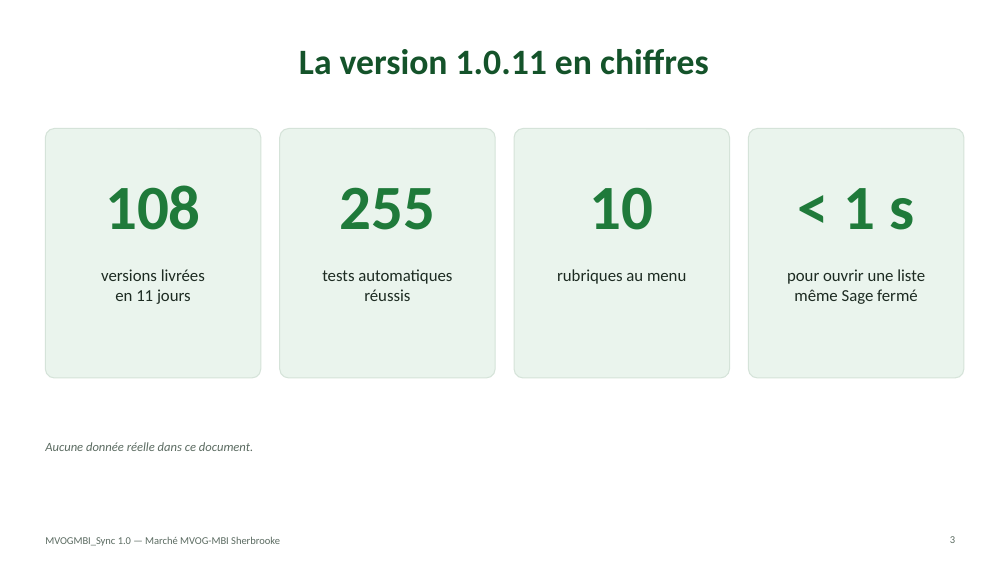
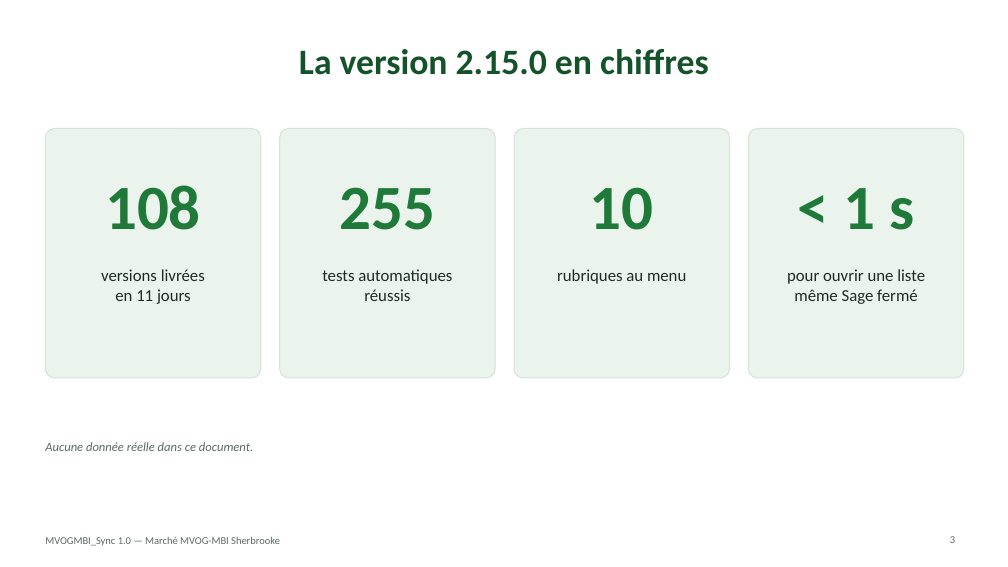
Before and after one commit to mteingueng-dot/MVOGMBI_Sync_2026.1, a slide deck: slide 3 of documentation/Presentation_MVOGMBI_Sync.pptx. Drawn at 1008x567 pixels with LibreOffice and Linux fonts; fonts in the diff are those of the drawing. Boxes give left, top, right and bottom in pixels: in the first picture for what was removed or moved away, otherwise in the second. Text is boxed around its words. In the diff, an @@ line names an element or a change of style, - is before the commit and + after.

```diff
--- a/documentation/Presentation_MVOGMBI_Sync.pptx
+++ b/documentation/Presentation_MVOGMBI_Sync.pptx
@@ title at bbox=[299, 49, 709, 75]: text changed @@
-La version 1.0.11 en chiffres
+La version 2.15.0 en chiffres
```
Also in this commit, not shown: 1 other slide changed, 27 other files.
